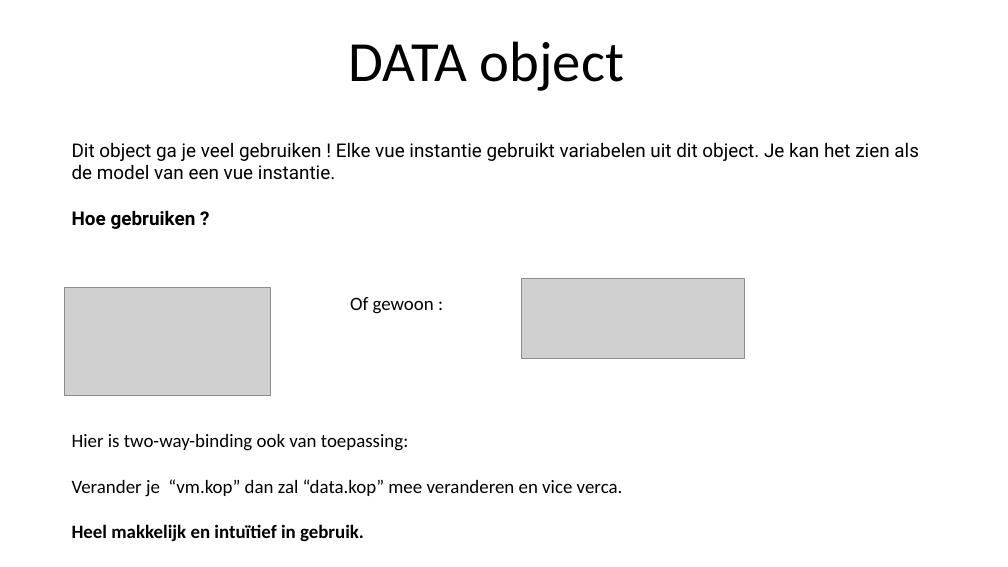
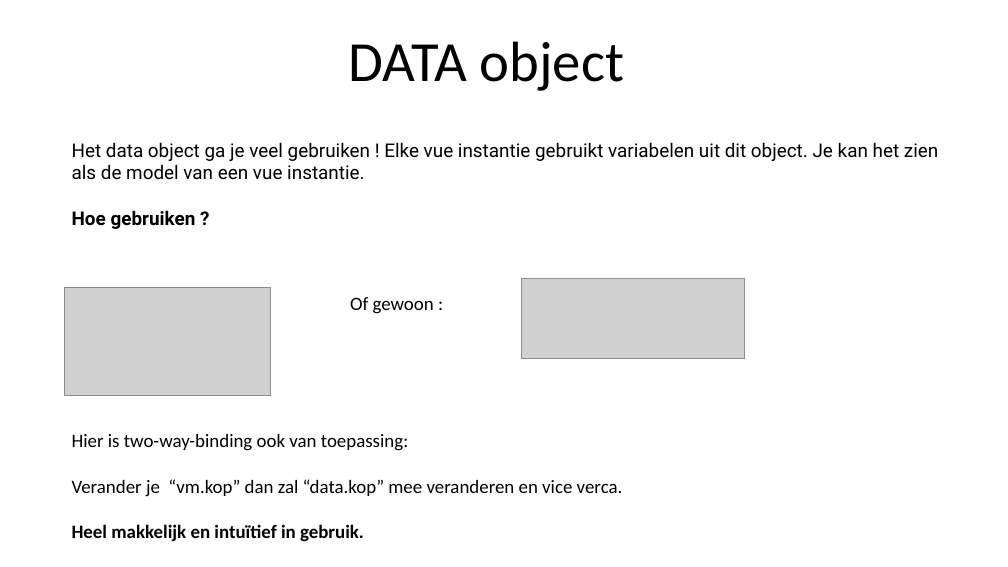
Before and after one commit to sepperenty/web-research-3, a slide deck: slide 10 of newTech/slideshow.pptx. Drawn at 1008x567 pixels with LibreOffice and Linux fonts; fonts in the diff are those of the drawing; grey boxes stand for pictures. Boxes give left, top, right and bottom in pixels: in the first picture for what was removed or moved away, otherwise in the second. Text is boxed around its words. In the diff, an @@ line names an element or a change of style, - is before the commit and + after.

```diff
--- a/newTech/slideshow.pptx
+++ b/newTech/slideshow.pptx
@@ text at [72,142,938,180]: text changed @@
-Dit object ga je veel gebruiken ! Elke vue instantie gebruikt variabelen uit dit object. Je kan het zien als de model van een vue instantie.
+Het data object ga je veel gebruiken ! Elke vue instantie gebruikt variabelen uit dit object. Je kan het zien als de model van een vue instantie.
```
Also in this commit, not shown: 4 slides added, 2 other files.
